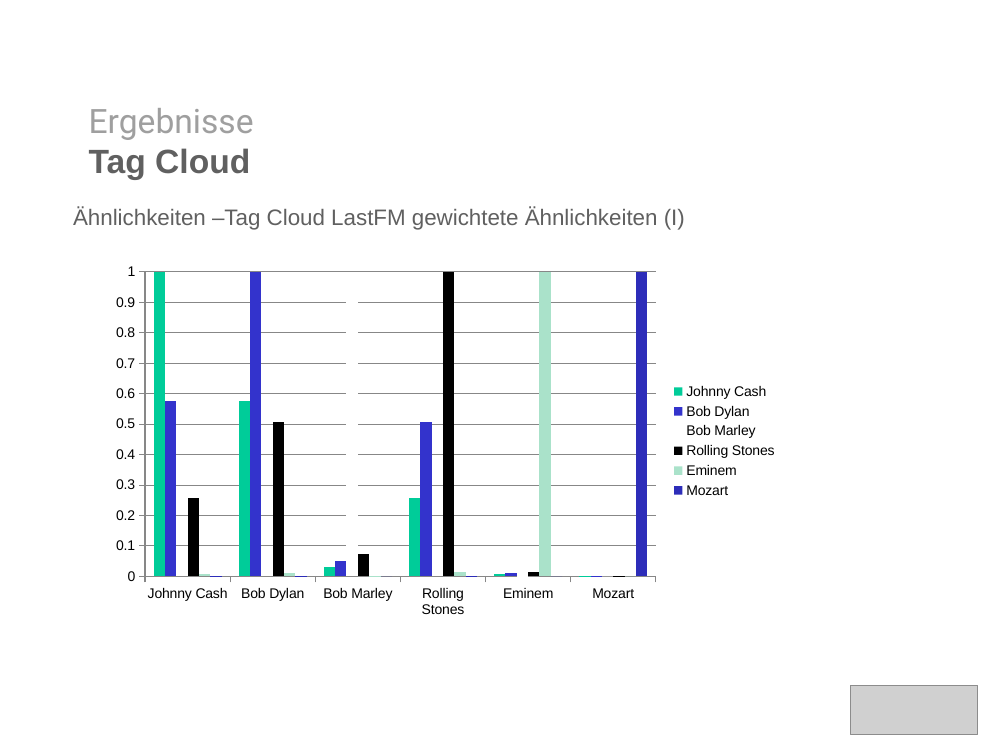
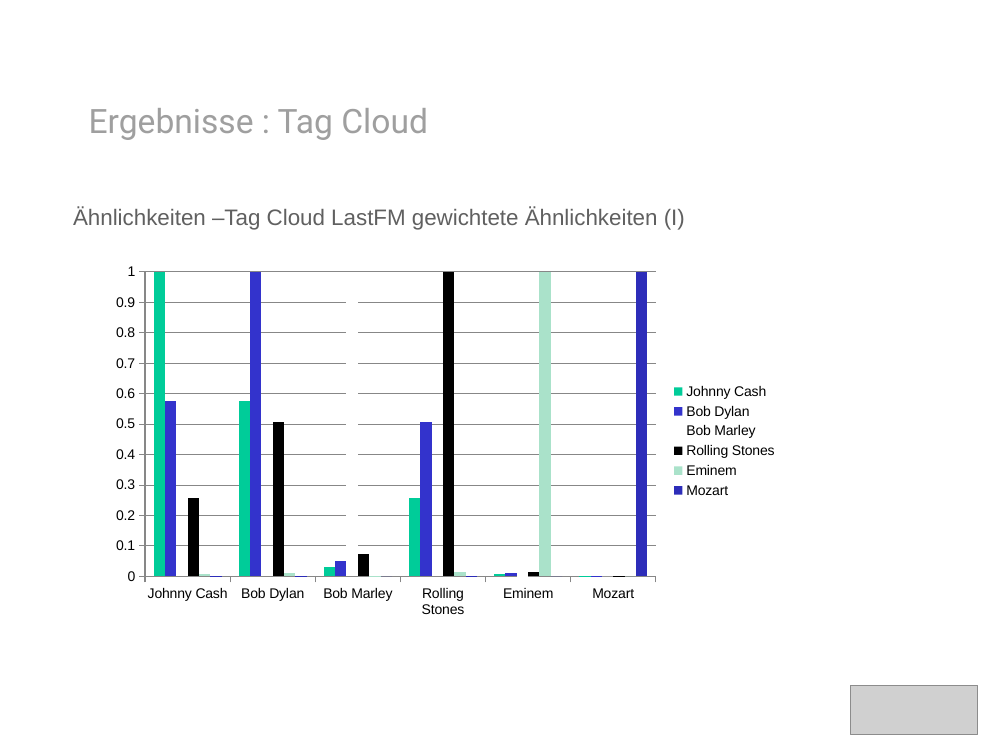
Before and after one commit to rohanprojects/mirlastfm, a slide deck: slide 16 of presentation/presentation.pptx. Drawn at 1008x756 pixels with LibreOffice and Linux fonts; fonts in the diff are those of the drawing; grey boxes stand for pictures; background and template pictures are left out. Boxes give left, top, right and bottom in pixels: in the first picture for what was removed or moved away, otherwise in the second. Text is boxed around its words. In the diff, an @@ line names an element or a change of style, - is before the commit and + after.

```diff
--- a/presentation/presentation.pptx
+++ b/presentation/presentation.pptx
@@ text at (89,108,428,140): text changed @@
-Ergebnisse
-Tag Cloud
+Ergebnisse : Tag Cloud
```
Also in this commit, not shown: 5 other slides changed.
